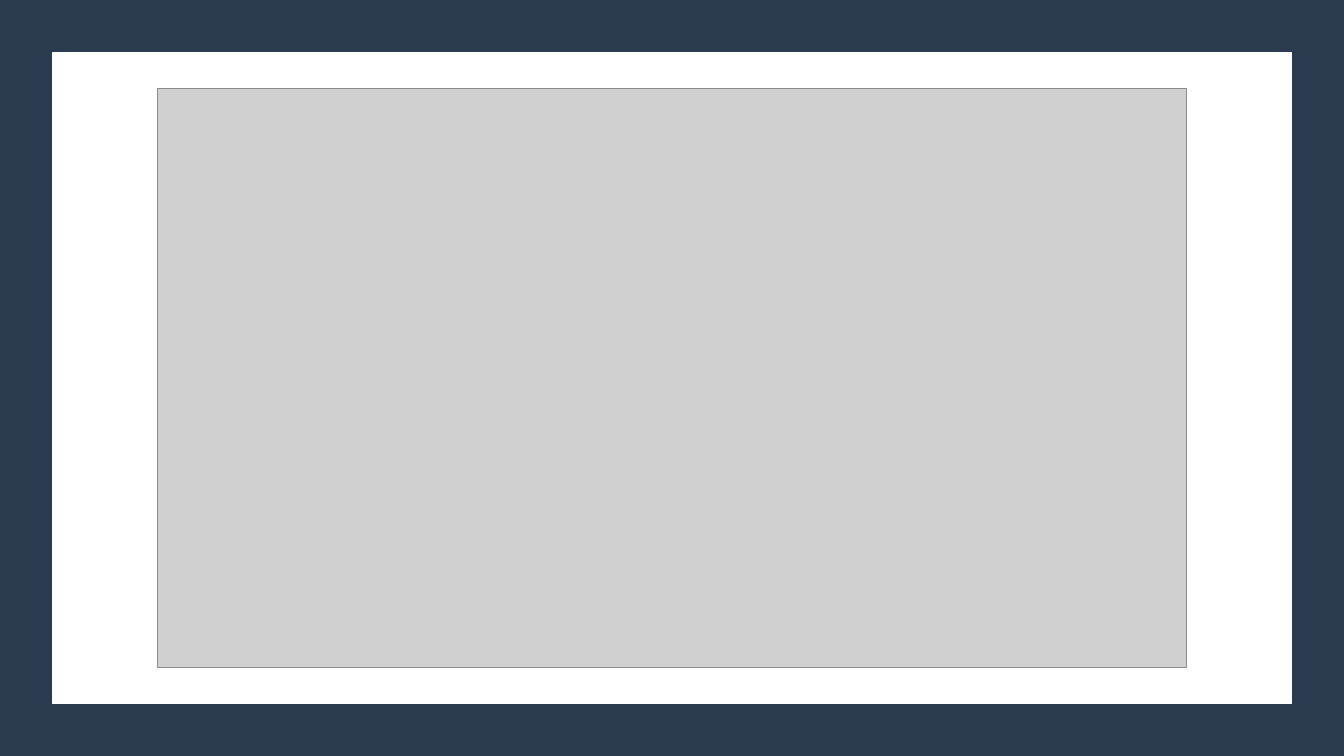
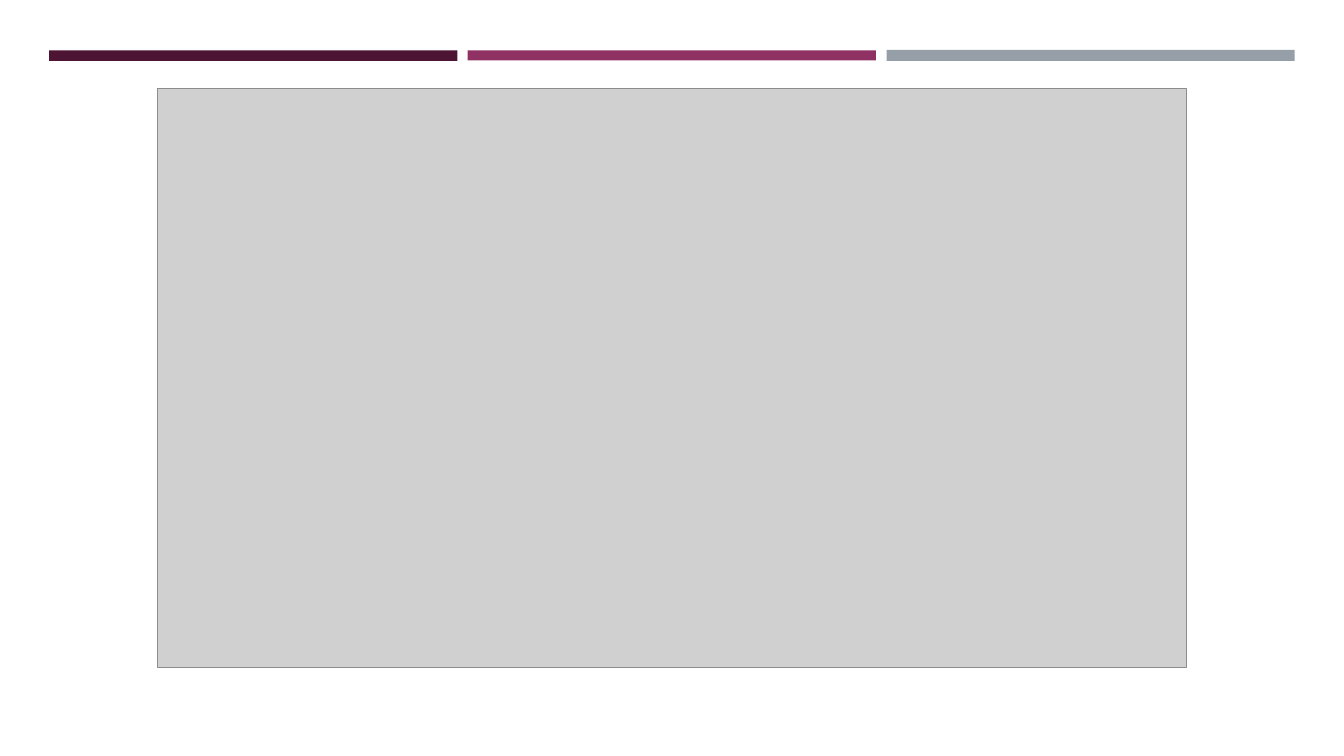
Before and after one commit to Boty22/Global-AI-Bootcamp-DRL, a slide deck: slide 17 of From RL to DRL.pptx (slide 16 before the commit). Drawn at 1344x756 pixels with LibreOffice and Linux fonts; fonts in the diff are those of the drawing; grey boxes stand for pictures. Boxes give left, top, right and bottom in pixels: in the first picture for what was removed or moved away, otherwise in the second. Text is boxed around its words. In the diff, an @@ line names an element or a change of style, - is before the commit and + after.

```diff
--- a/From RL to DRL.pptx
+++ b/From RL to DRL.pptx
@@ rectangle removed at (0,0,1344,756) @@
@@ rectangle added at (49,50,458,60), fill #4D1434 @@
@@ rectangle removed at (52,53,1292,704) @@
@@ rectangle added at (468,50,876,60), fill #903163 @@
@@ rectangle added at (886,50,1295,62), fill #969FA7 @@
```
Also in this commit, not shown: 14 other slides changed, 3 slides added, 2 slides removed, 4 other files.
